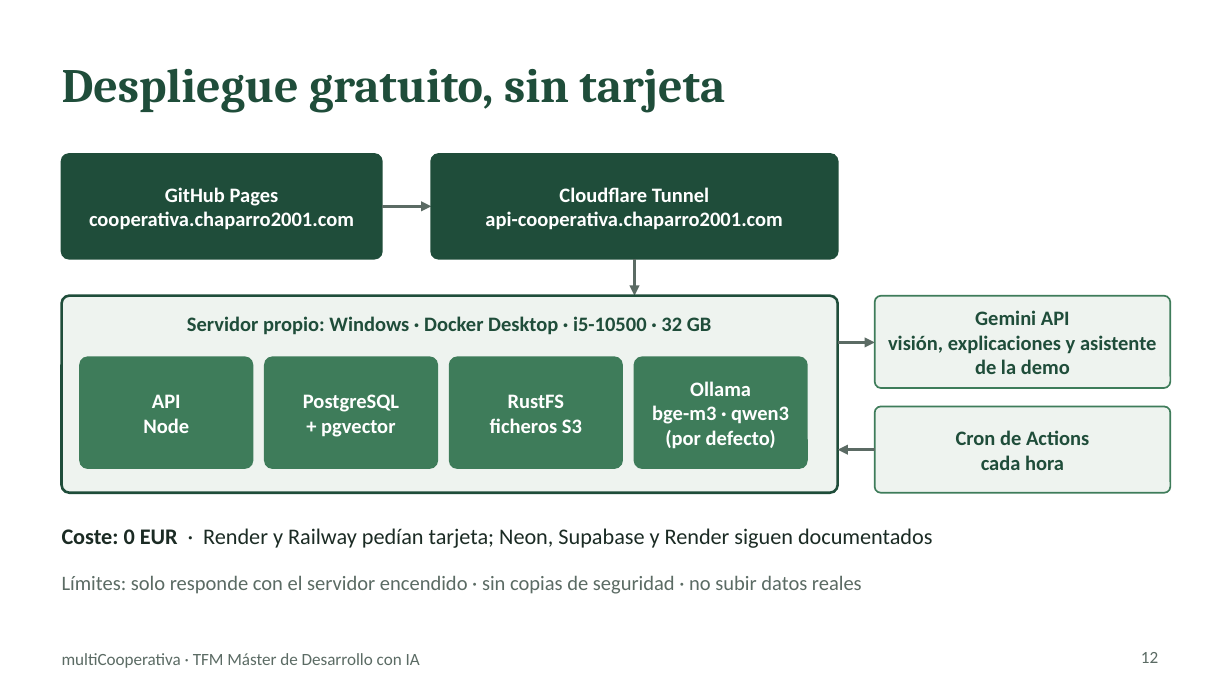
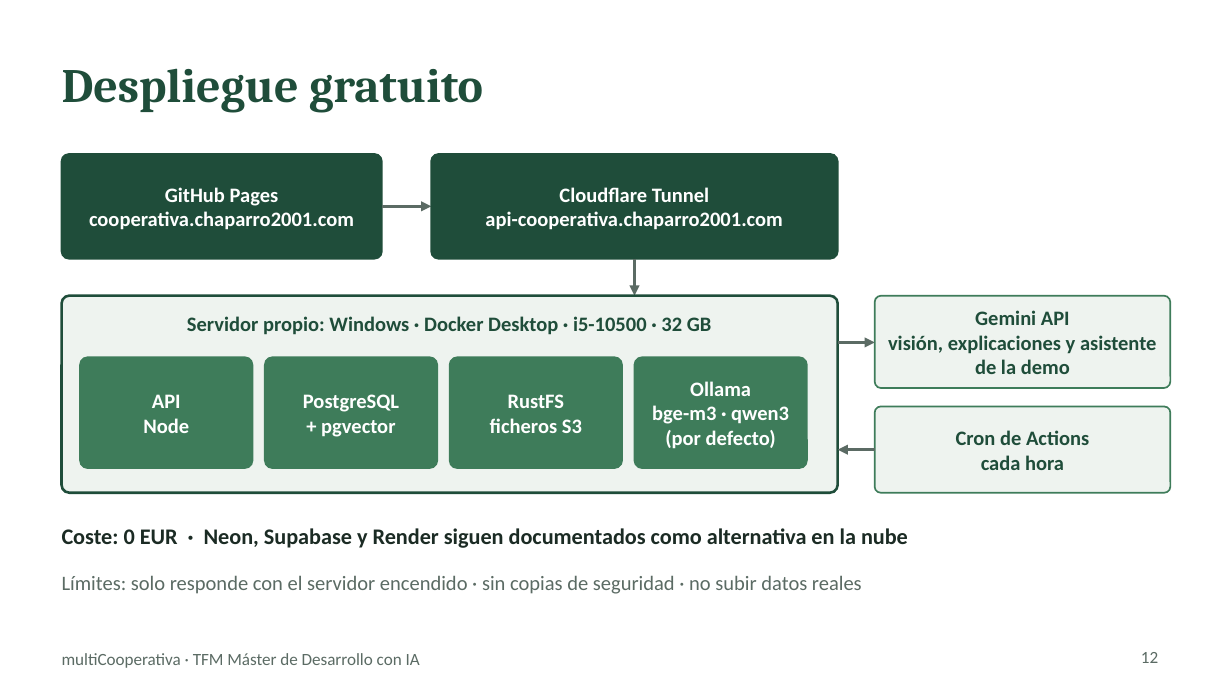
Before and after one commit to chaparro2001/multiCooperativa, a slide deck: slide 12 of docs/slides/multicooperativa-tfm.pptx. Drawn at 1232x693 pixels with LibreOffice and Linux fonts; fonts in the diff are those of the drawing. Boxes give left, top, right and bottom in pixels: in the first picture for what was removed or moved away, otherwise in the second. Text is boxed around its words. In the diff, an @@ line names an element or a change of style, - is before the commit and + after.

```diff
--- a/docs/slides/multicooperativa-tfm.pptx
+++ b/docs/slides/multicooperativa-tfm.pptx
@@ text at (62,68,483,112): text changed @@
-Despliegue gratuito, sin tarjeta
+Despliegue gratuito
@@ text at (62,528,908,548): text changed; bold on @@
-Coste: 0 EUR · Render y Railway pedían tarjeta; Neon, Supabase y Render siguen documentados
+Coste: 0 EUR · Neon, Supabase y Render siguen documentados como alternativa en la nube
```
Also in this commit, not shown: 1 other slide changed, 2 other files.
